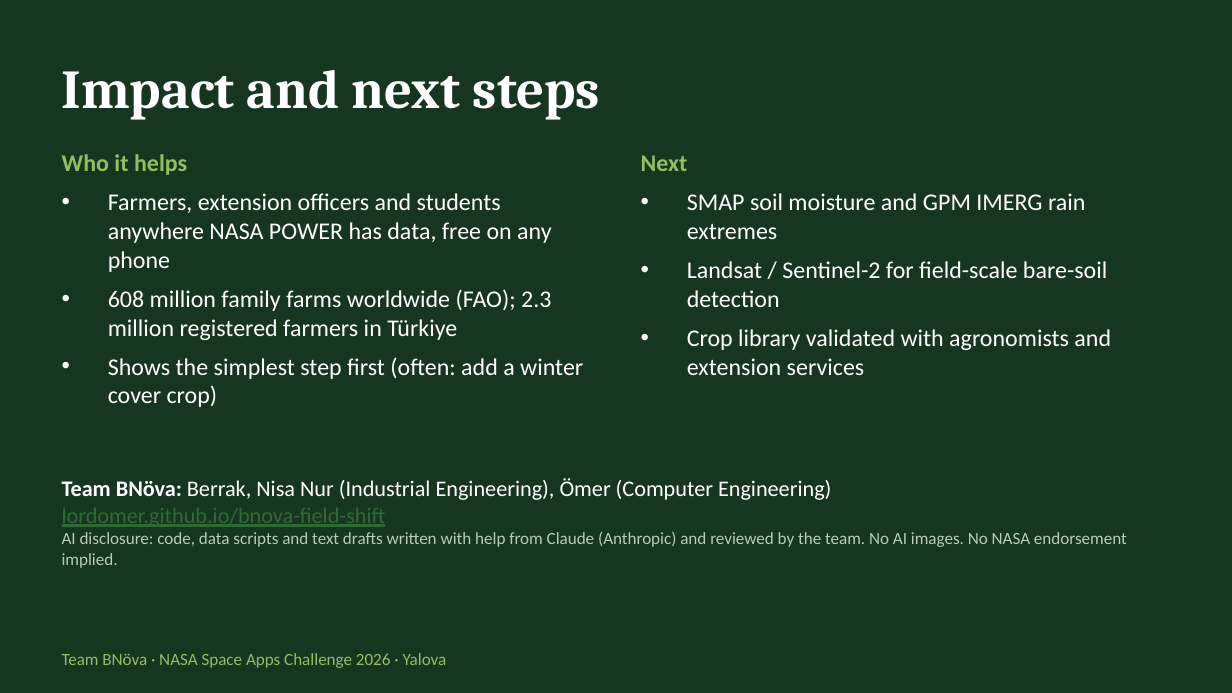
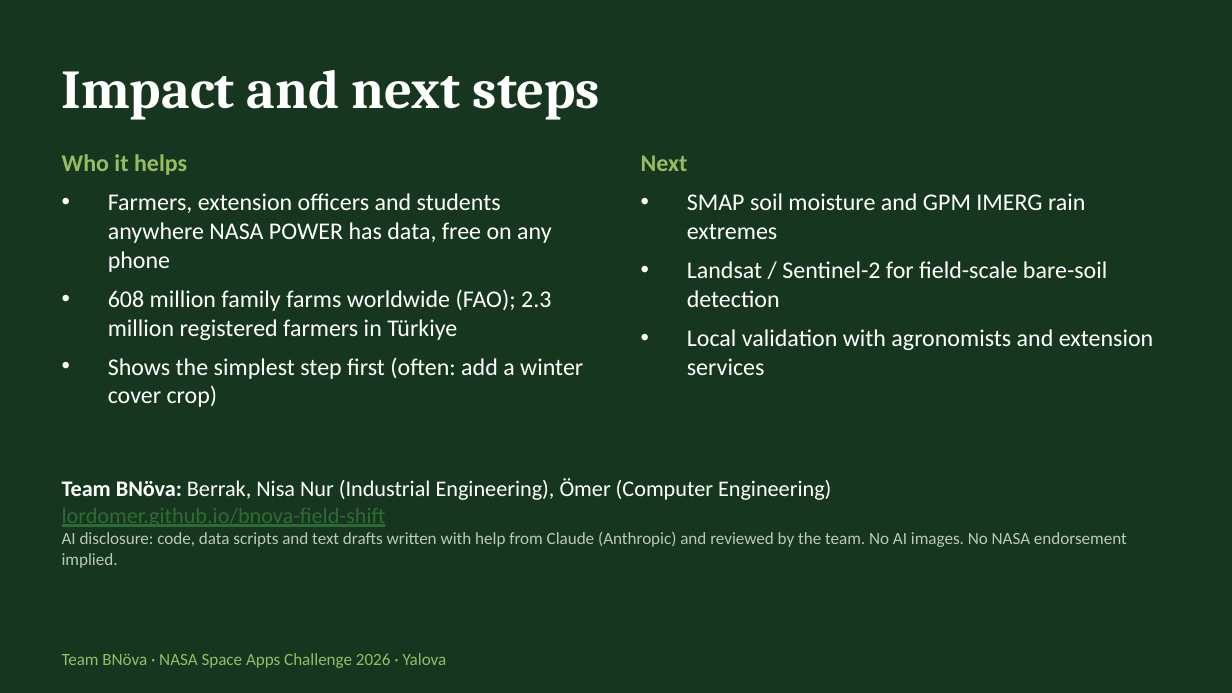
Before and after one commit to LordOmer/bnova-field-shift, a slide deck: slide 7 of presentation/FieldShift_BNova_Pitch.pptx. Drawn at 1232x693 pixels with LibreOffice and Linux fonts; fonts in the diff are those of the drawing. Boxes give left, top, right and bottom in pixels: in the first picture for what was removed or moved away, otherwise in the second. Text is boxed around its words. In the diff, an @@ line names an element or a change of style, - is before the commit and + after.

```diff
--- a/presentation/FieldShift_BNova_Pitch.pptx
+++ b/presentation/FieldShift_BNova_Pitch.pptx
@@ text at (687,329,1153,375): text changed @@
-• Crop library validated with agronomists and extension services
+• Local validation with agronomists and extension services
```
Also in this commit, not shown: 5 other slides changed, 14 other files.
